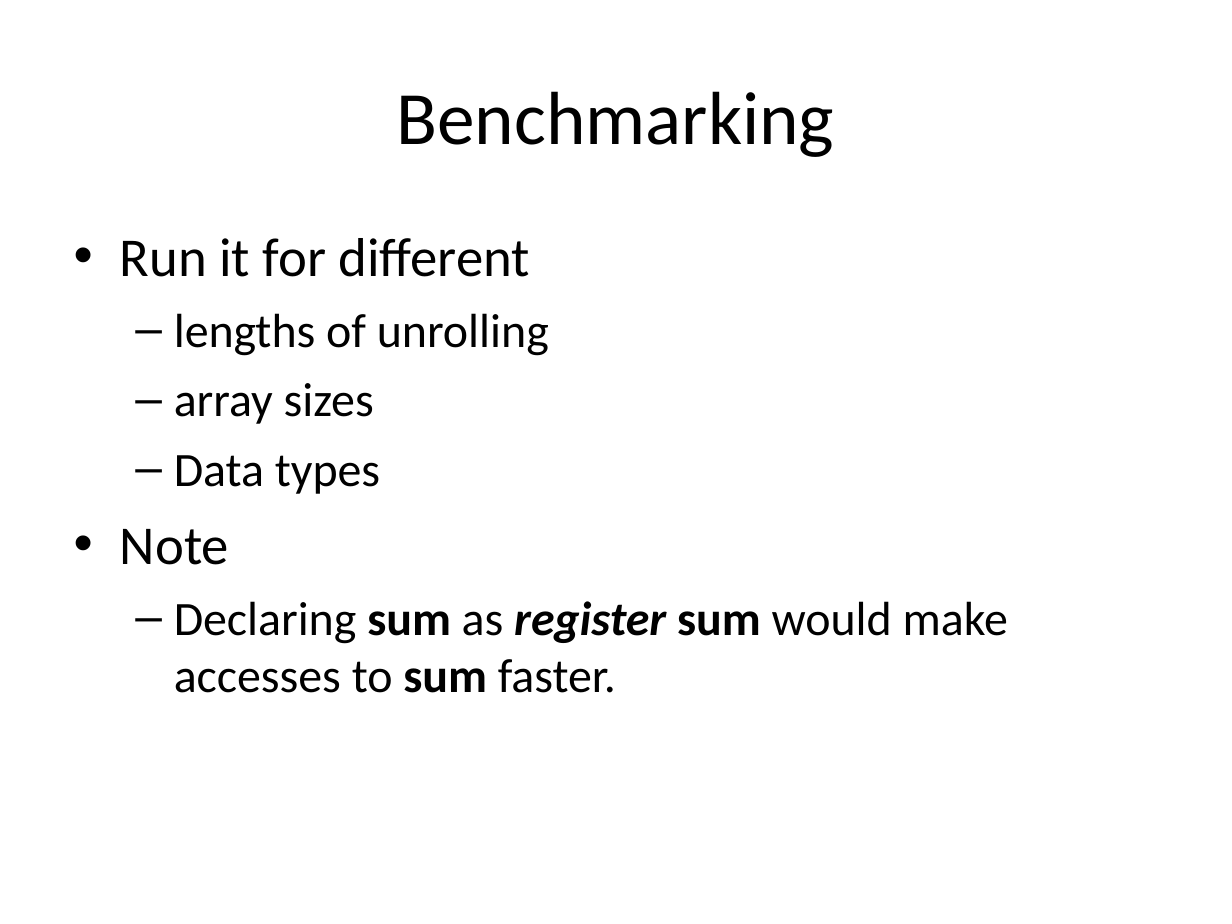
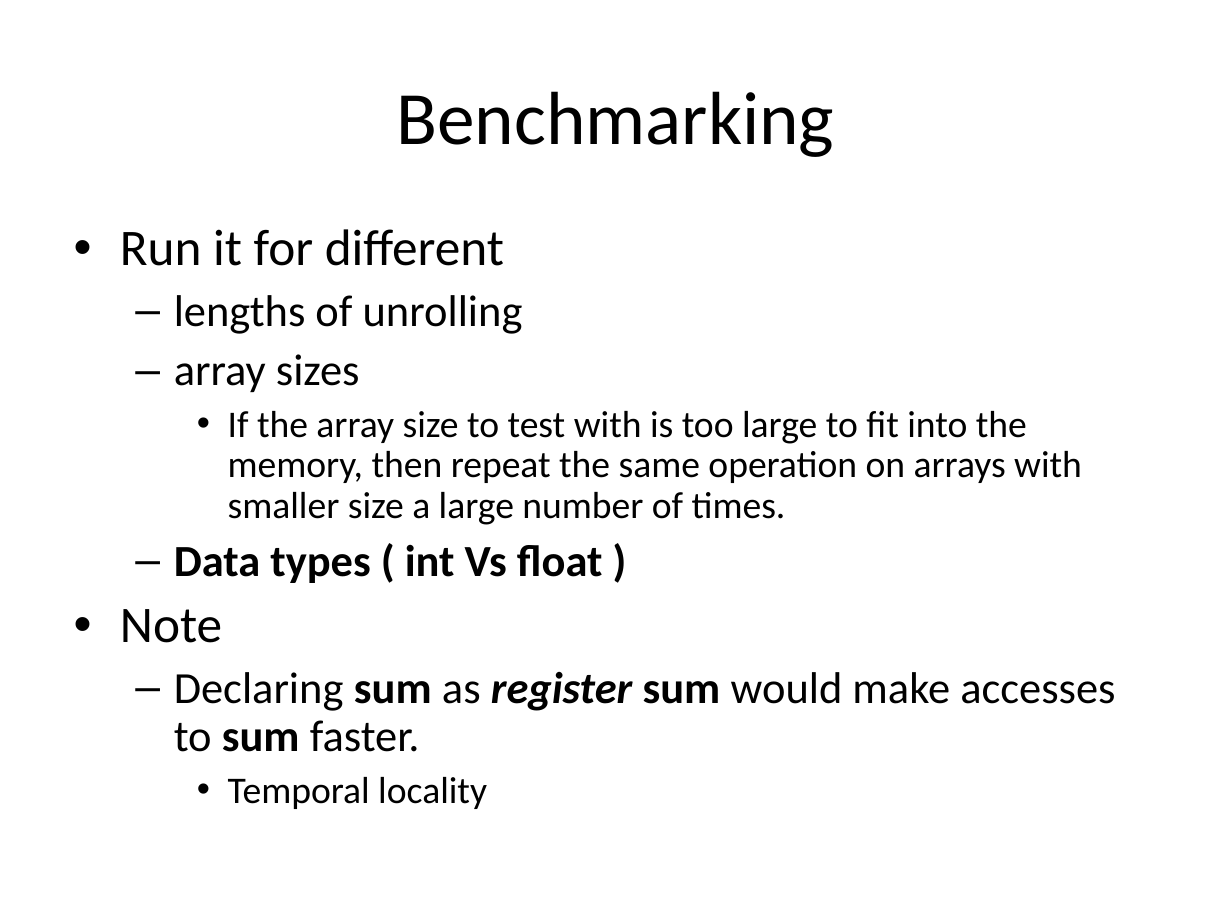
Before and after one commit to singam-sanjay/ACM-BPHC_IntroToParProg, a slide deck: slide 8 of Presentations/Summation.ppt. Drawn at 1232x924 pixels with LibreOffice and Linux fonts; fonts in the diff are those of the drawing. Boxes give left, top, right and bottom in pixels: in the first picture for what was removed or moved away, otherwise in the second. Text is boxed around its words. In the diff, an @@ line names an element or a change of style, - is before the commit and + after.

```diff
--- a/Presentations/Summation.ppt
+++ b/Presentations/Summation.ppt
@@ text at bbox=[120, 229, 1115, 752]: size 32 to 30 pt in "Run it for different", "Note"; size 28 to 26 pt in "lengths of unrolling", "array sizes", "Declaring sum as register sum would make ..."; line spacing 1 to 0.9 @@
@@ text at bbox=[174, 411, 1082, 583]: text changed; size 28 to 22 pt @@
-  – Data types
+    • If the array size to test with is too large to fit into the memory, then repeat the same operation on arrays with smaller size a large number of times.
+  – Data types ( int Vs float )
@@ text at bbox=[228, 777, 487, 809]: paragraph added @@
+    • Temporal locality
```
Also in this commit, not shown: 1 other slide changed, 2 slides added, 4 other files.
